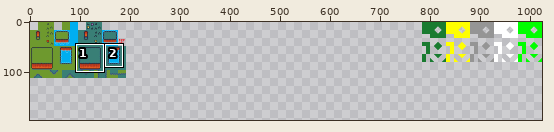
Two states of a sprite sheet, sprites/spr_tiles_16px/52b5e389-0680-4dec-92aa-cf78c21c37ce.png. The first picture is a wide view before the edit; the outline marks the close-up.
Close-up. The starting point:
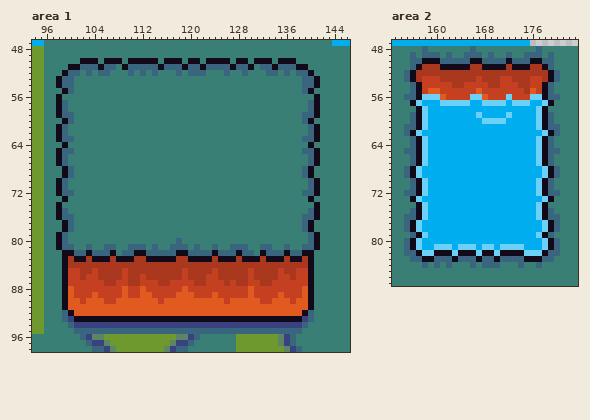
The file is 1024x1024 pixels. Shown: area 1: x 94..146, y 47..98; area 2: x 153..183, y 47..87. The wide view leaves out empty margins. The commit also changed other parts of the picture, which this record leaves out.
After the commit:
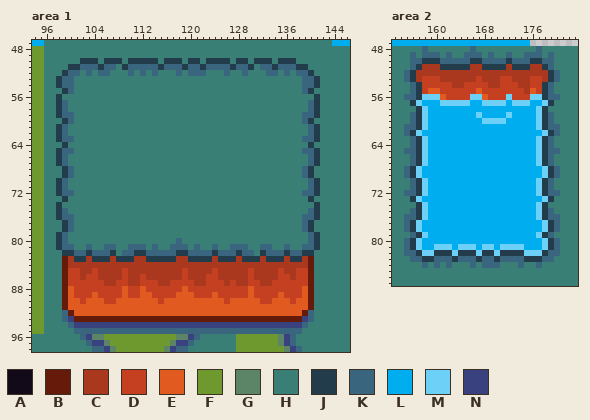
Palette (. is transparent): A #120a19  B #661b0a  C #aa381f  D #c54021  E #e15b20  F #6e992e  G #5c8466  H #397f76  J #223c4c  K #39657f  L #00aef0  M #6dd0f7  N #39427f
The edit:
Changed rows in their new state; - is an unchanged pixel.
Area 1:
first column x 98:
50 ----JJJ-JJJ-JJJJJ-JJJ-JJ-JJJJ-JJ-JJJ-JJJ----
51 --JJ---J---J-----J---J--J----J--J---J---JJ--
52 -J----------------------------------------J-
53 J------------------------------------------J
54 J------------------------------------------J
55 -J----------------------------------------J-
56 J------------------------------------------J
57 J------------------------------------------J
58 J------------------------------------------J
59 J------------------------------------------J
60 -J----------------------------------------J-
61 J------------------------------------------J
62 J------------------------------------------J
63 J------------------------------------------J
64 -J----------------------------------------J-
65 J------------------------------------------J
66 J------------------------------------------J
67 J------------------------------------------J
68 -J----------------------------------------J-
69 -J----------------------------------------J-
70 J------------------------------------------J
71 J------------------------------------------J
72 J------------------------------------------J
73 -J----------------------------------------J-
74 J------------------------------------------J
75 J------------------------------------------J
76 J------------------------------------------J
77 -J----------------------------------------J-
78 -J----------------------------------------J-
79 J------------------------------------------J
80 J------------------------------------------J
81 J------------------------------------------J
82 -JJ--J---J---JJ-----JJ----J---J---J---J--JJ-
83 -B-JJ-JJJ-JJJ--JJJJJ--JJJJ-JJJ-JJJ-JJJ-JJ-B-
84 -B----------------------------------------B-
85 -B----------------------------------------B-
86 -B----------------------------------------B-
87 -B----------------------------------------B-
88 -B----------------------------------------B-
89 -B----------------------------------------B-
90 -B----------------------------------------B-
91 -B----------------------------------------B-
92 --B--------------------------------------B--
93 ---BBBBBBBBBBBBBBBBBBBBBBBBBBBBBBBBBBBBBB---
Area 2:
first column x 156:
50 --JJJ-----JJ----J---JJ--
51 -J---JJJJJ--JJJJ-JJJ--J-
52 J----------------------J
53 J----------------------J
54 -J--------------------J-
55 -J--------------------J-
56 -J--------------------J-
57 J----------------------J
58 -J--------------------J-
59 -J--------------------J-
60 -J--------------------J-
61 -J--------------------J-
62 J----------------------J
63 -J--------------------J-
64 -J--------------------J-
65 -J--------------------J-
66 -J--------------------J-
67 -J--------------------J-
68 J----------------------J
69 J----------------------J
70 -J--------------------J-
71 -J--------------------J-
72 -J--------------------J-
73 J----------------------J
74 -J--------------------J-
75 -J--------------------J-
76 -J--------------------J-
77 J----------------------J
78 J----------------------J
79 -J--------------------J-
80 J----------------------J
81 J----------------------J
82 -J--JJJ-JJJ-JJ-JJJJ---J-
83 --JJ---J---J--J----JJJ--
Boxes around the changes in both close-ups, in picture pixels (x1, y1, x2, y2):
changed: (56, 58, 320, 322)
changed: (410, 58, 554, 262)
